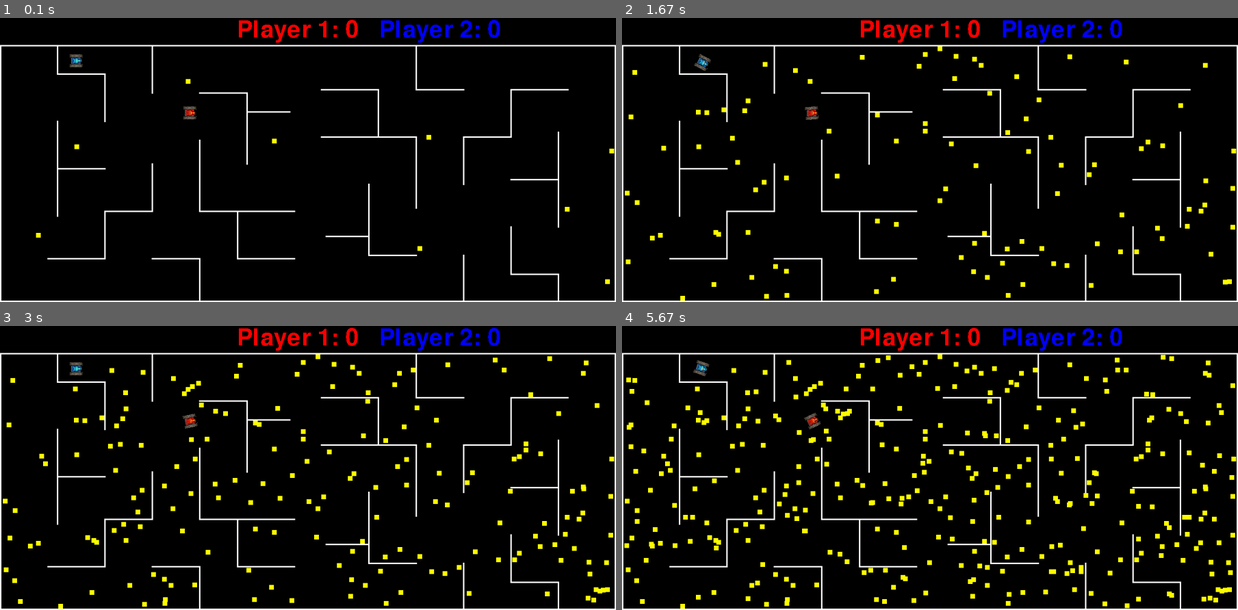
Above: before the commit, frames 1-4 (two rows, left to right).
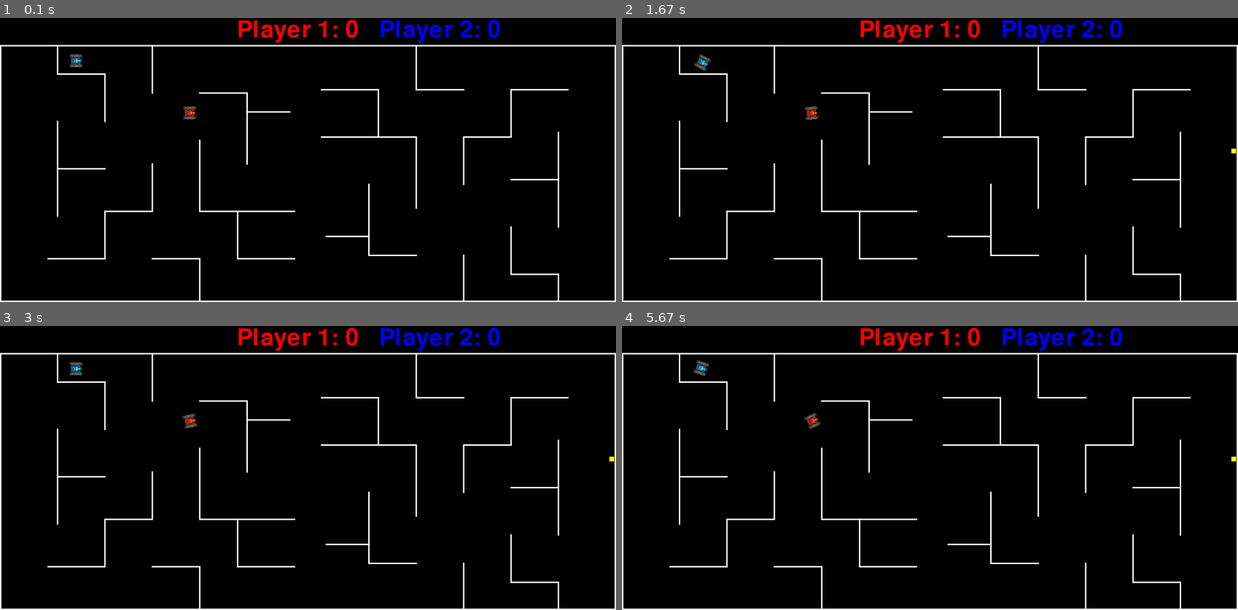
Above: after the commit, the same moments.

Repository: SkullinTheJar/ExamProgram
Game: pygame game, started from main.py
Two runs of this game, one before a commit and one after it. Both use one fixed random seed, a clock stepped at 60 frames per second and the inputs below.
Inputs:
- Up to frame 1 (0.1 s): no input
- Up to frame 2 (1.67 s): hold Right 0.33-0.8 s; hold Up 0.83-1.13 s; tap F at 0.9, 1.23, 1.53 s; tap T at 0.98 s; hold Right 1.17-1.63 s; tap G at 1.32 s
- Up to frame 3 (3 s): hold Left 1.67-2.2 s; tap F at 1.73, 2.03, 2.3, 2.63, 2.93 s; hold Down 2.23-2.53 s; tap T at 2.38 s; hold Left 2.57-2.97 s; tap G at 2.72 s
- Up to frame 4 (5.67 s): hold Up 3-3.37 s; tap F at 3.07, 3.47, 3.77, 4.13, 4.53, 4.83, 5.03, 5.33, 5.53 s; hold Right 3.4-4.03 s; tap T at 3.55, 5.12 s; hold Down 4.07-4.43 s; tap G at 4.22, 5.62 s; hold Left 4.47-4.93 s; hold Right 4.97-5.43 s; hold Up from 5.47 s (still down)

The runs differ from the first frame. In frame 1, 0.1% of the frame differs, in the area x 5-100%, y 21-94%; in frame 2, 1.6%; in frame 3, 2.8%; in frame 4, 5.2%, in the area x 0-100%, y 9-100%.

Commit message:
Changed window title

Diff:
--- a/main.py
+++ b/main.py
@@ -206,6 +206,7 @@
 
 class Game:
     def __init__(self, size, laserLength = 15, cooldown = 500):
+        pygame.display.set_caption('LazerTankz: The Game')
         self.size = size
         self.laserSound = pygame.mixer.Sound('C:/Users/andre/OneDrive - AARHUS TECH/Programmering/ExamProgram/laserShotSound.wav')
         self.laserBounceSound = pygame.mixer.Sound('C:/Users/andre/OneDrive - AARHUS TECH/Programmering/ExamProgram/laserBounceSound.wav')
@@ -281,7 +282,7 @@
         self.collideGroups(self.players, self.players)
         self.collideGroups(self.players, self.upgrades)
 
-        self.spawnUpgrade(1)
+        self.spawnUpgrade(10000)
         pygame.display.flip()
 
     def collideGroups(self, group1, group2):
